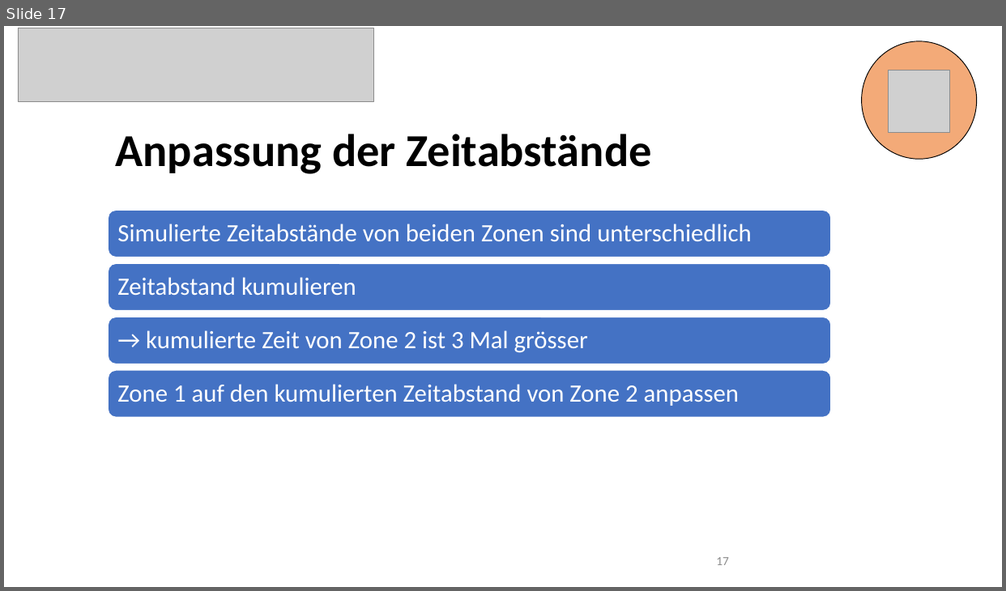
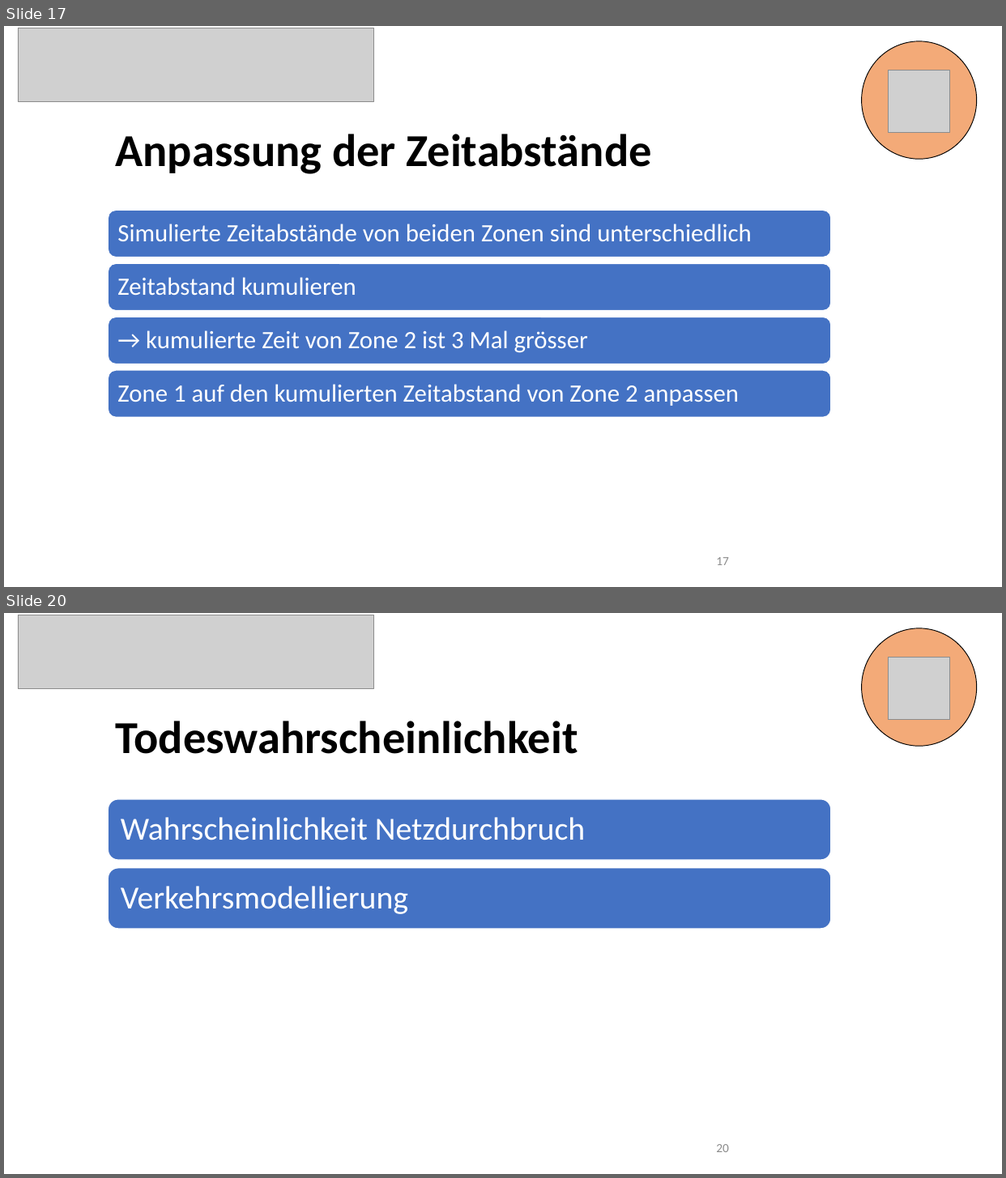
Before and after one commit to 7ben18/FHNW_Steinschlagrisiko, a slide deck: Praesentation/Steinschlagrisiko_Präsentation.pptx. Shown one above the other, each under a label of ours: slide 17 before the commit, slides 17 and 20 after it; the slides between them are not shown. The pictures are 1006x591 and 1006x1178 pixels, drawn with LibreOffice and Linux fonts; fonts in the diff are those of the drawing; grey boxes stand for pictures. Boxes give left, top, right and bottom in pixels: in the first picture for what was removed or moved away, otherwise in the second. Text is boxed around its words. In the diff, an @@ line names an element or a change of style, - is before the commit and + after.

```diff
--- a/Praesentation/Steinschlagrisiko_Präsentation.pptx
+++ b/Praesentation/Steinschlagrisiko_Präsentation.pptx
@@ slide 20 added at [4,613,1002,1174], background #FFFFFF @@
@@ picture added at [19,615,374,688] @@
@@ ellipse added at [862,628,978,746], fill #ED7D31 at 65% opacity, outline #000000 0.75 pt @@
@@ picture added at [889,658,950,719] @@
@@ title added at [116,721,578,754], 44 pt, text #000000, bold @@
+Todeswahrscheinlichkeit
@@ group added at [108,799,831,929]: 2 rounded rectangles, 2 texts @@
+Wahrscheinlichkeit Netzdurchbruch
+Verkehrsmodellierung
@@ page number added at [716,1144,729,1152], 12 pt, text #8C8C8C @@
+20
```
Also in this commit, not shown: 2 slides changed, 2 other slides added, 1 slide removed.
